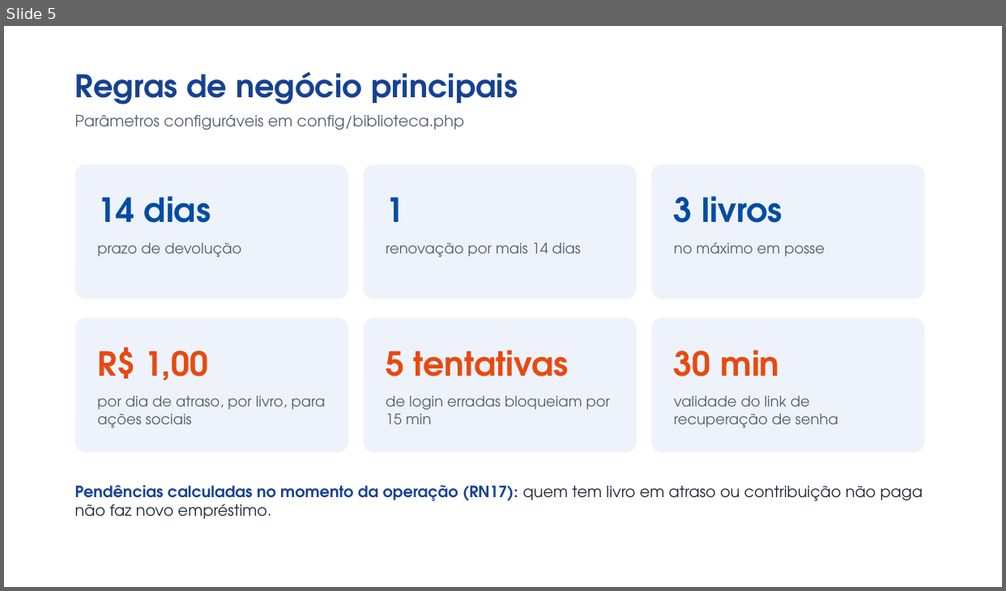
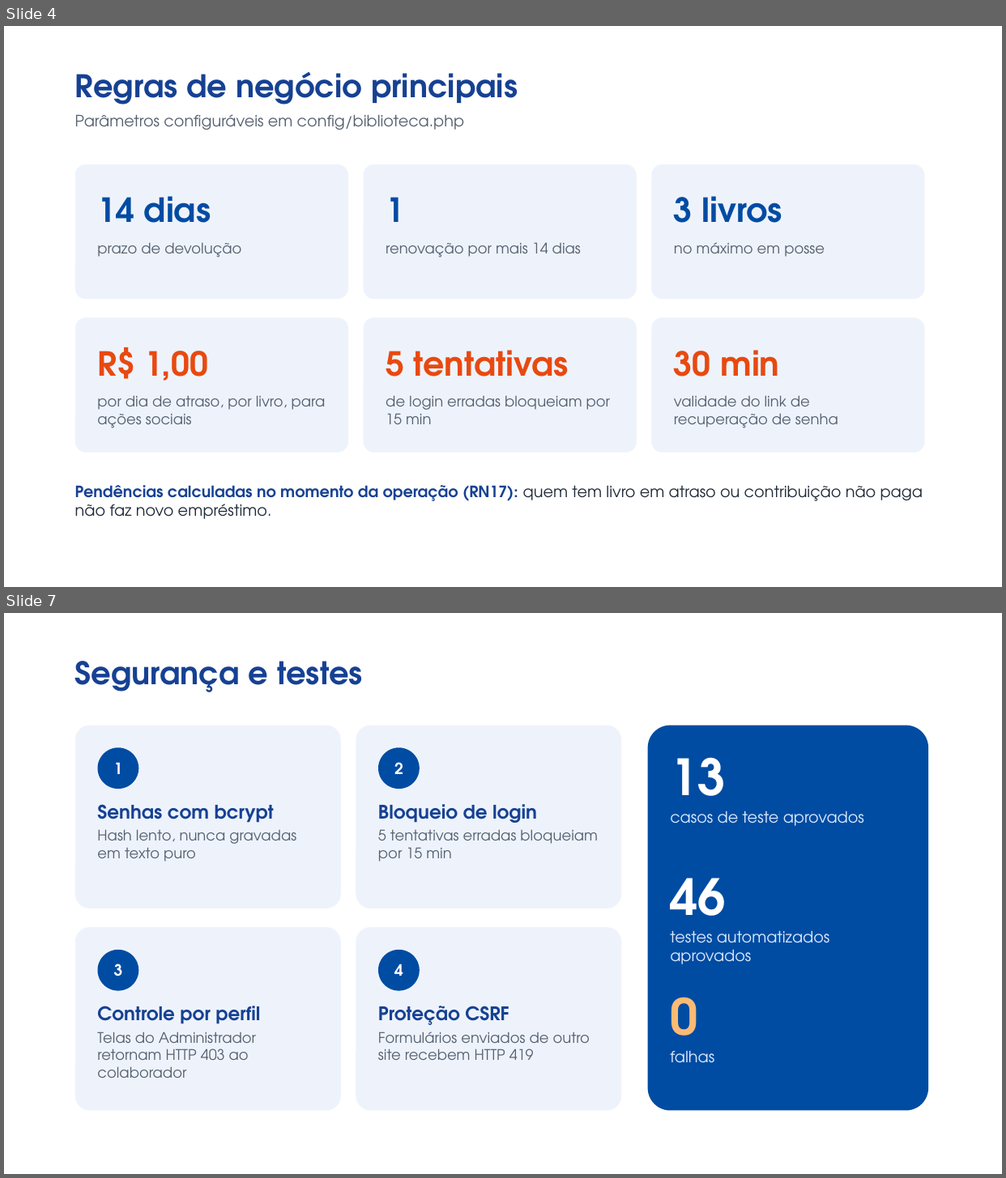
Before and after one commit to mauricioasor/Projeto-individual-senai, a slide deck: docs/apresentacao/Apresentacao_Banca_MR_Biblioteca.pptx. Shown one above the other, each under a label of ours: slide 5 before the commit, slides 4 and 7 after it; the slides between them are not shown. The pictures are 1006x591 and 1006x1178 pixels, drawn with LibreOffice and Linux fonts; fonts in the diff are those of the drawing; background and template pictures are left out. Boxes give left, top, right and bottom in pixels: in the first picture for what was removed or moved away, otherwise in the second. Text is boxed around its words. In the diff, an @@ line names an element or a change of style, - is before the commit and + after.

```diff
--- a/docs/apresentacao/Apresentacao_Banca_MR_Biblioteca.pptx
+++ b/docs/apresentacao/Apresentacao_Banca_MR_Biblioteca.pptx
@@ slide 7 added at bbox=[4, 613, 1002, 1174], background #FFFFFF @@
@@ text added at bbox=[75, 661, 363, 692], 30 pt, text #164193, bold @@
+Segurança e testes
@@ rounded rectangle added at bbox=[75, 726, 341, 909], fill #EEF3FB @@
@@ rounded rectangle added at bbox=[356, 726, 621, 909], fill #EEF3FB @@
@@ rounded rectangle added at bbox=[648, 726, 928, 1111], fill #004CA3 @@
@@ ellipse added at bbox=[98, 747, 138, 789], fill #004CA3, 15 pt, text #FFFFFF, bold @@
+1
@@ ellipse added at bbox=[378, 747, 420, 789], fill #004CA3, 15 pt, text #FFFFFF, bold @@
+2
@@ text added at bbox=[670, 757, 726, 816], 48 pt, text #FFFFFF, bold @@
+13
@@ text added at bbox=[97, 804, 296, 862], 14 pt, text #556070 @@
+Senhas com bcrypt
+Hash lento, nunca gravadas em texto puro
@@ text added at bbox=[378, 804, 598, 862], 14 pt, text #556070 @@
+Bloqueio de login
+5 tentativas erradas bloqueiam por 15 min
@@ text added at bbox=[670, 811, 864, 826], 15 pt, text #DBEAFE @@
+casos de teste aprovados
@@ text added at bbox=[670, 878, 726, 936], 48 pt, text #FFFFFF, bold @@
+46
@@ rounded rectangle added at bbox=[75, 927, 341, 1111], fill #EEF3FB @@
@@ rounded rectangle added at bbox=[356, 927, 621, 1111], fill #EEF3FB @@
@@ ellipse added at bbox=[98, 950, 138, 991], fill #004CA3, 15 pt, text #FFFFFF, bold @@
+3
@@ ellipse added at bbox=[378, 950, 420, 991], fill #004CA3, 15 pt, text #FFFFFF, bold @@
+4
@@ text added at bbox=[670, 931, 830, 965], 15 pt, text #DBEAFE @@
+testes automatizados aprovados
@@ text added at bbox=[670, 997, 697, 1056], 48 pt, text #FDBA74, bold @@
+0
@@ text added at bbox=[97, 1006, 260, 1078], 14 pt, text #556070 @@
+Controle por perfil
+Telas do Administrador retornam HTTP 403 ao colaborador
@@ text added at bbox=[378, 1006, 590, 1060], 14 pt, text #556070 @@
+Proteção CSRF
+Formulários enviados de outro site recebem HTTP 419
@@ text added at bbox=[670, 1050, 714, 1063], 15 pt, text #DBEAFE @@
+falhas
@@ what was slide 5 is now slide 4 @@
```
Also in this commit, not shown: 9 slides changed, 2 other slides added, 1 slide removed, 2 other files.
